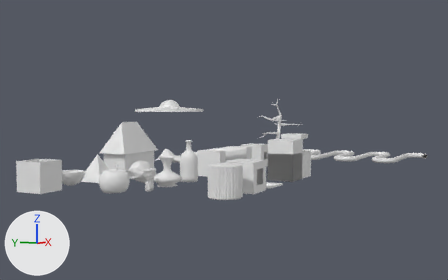
Two versions of the Blender file Assignment 2/Assignment 2.blend, one commit apart.
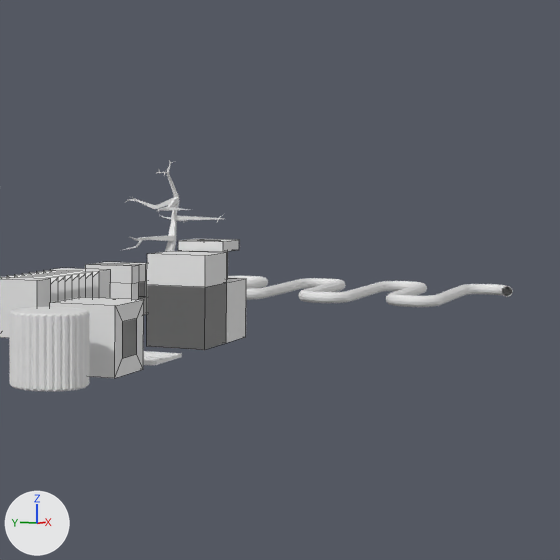
Each version is shown whole from a 50 mm lens placed at (-15.5, 1.1, 5.7), pointed at (33.6, 26.0, 2.5), then close up on the part from 45% to 100% of the width and 10% to 98% of the height. Arrows for +X, +Y and +Z are at lower left; the lights stay in place. The close-ups show mesh edges as thin lines.
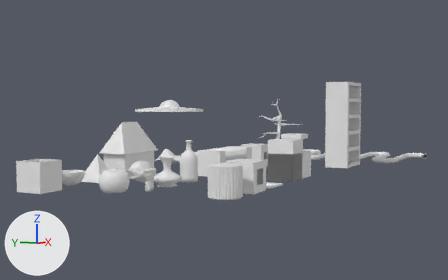
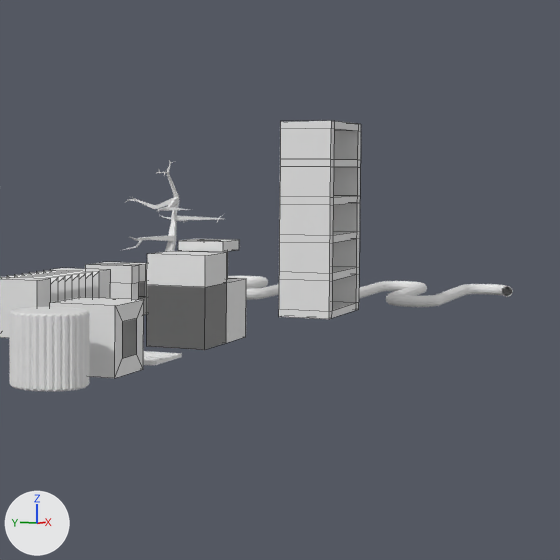
Commit message: Added bokhylla

Pixel boxes (x1, y1, x2, y2) of what changed, in the close-ups (560 x 560 px):
'Cube.009', added: after (279, 121, 361, 319)

The change, as a diff of the scene's bpy script:
```diff
--- a/Assignment 2/Assignment 2.blend.py
+++ b/Assignment 2/Assignment 2.blend.py
@@ me_cube_009 @@
+me_cube_009.from_pydata(...)  # 96 vertices, 104 faces; spans x -2.2..2.2, y -1.0..1.0, z -0.98..6.58
@@ ob_cube_009 @@
+ob_cube_009 = bpy.data.objects.new('Cube.009', me_cube_009)
+ob_cube_009.location = (40.0, 17.0, 1.0)
```
